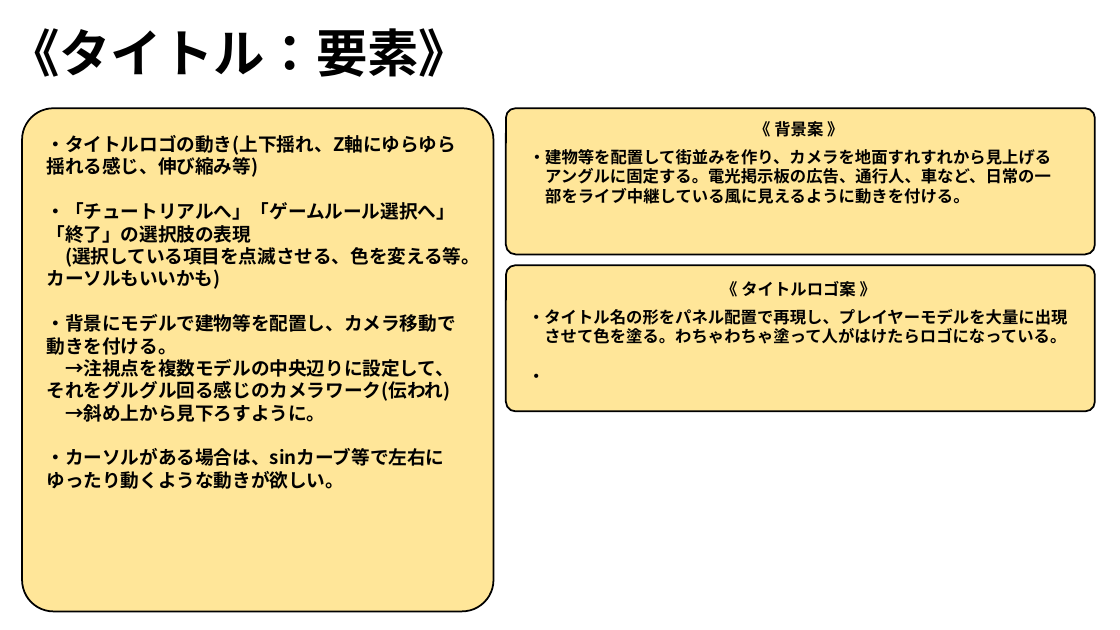
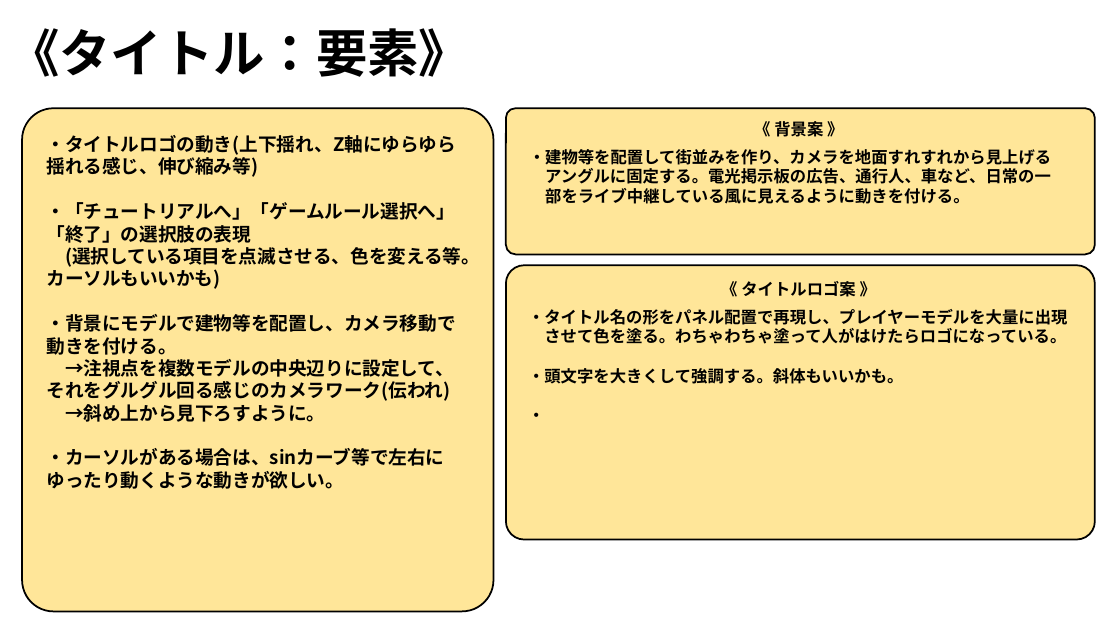
Before and after one commit to ARITA-MEIGEN/C-Team001, a slide deck: slide 4 of data/GS3_チーム2_仕様書.pptx. Drawn at 1120x630 pixels with LibreOffice and Linux fonts; fonts in the diff are those of the drawing; background and template pictures are left out. Boxes give left, top, right and bottom in pixels: in the first picture for what was removed or moved away, otherwise in the second. Text is boxed around its words. In the diff, an @@ line names an element or a change of style, - is before the commit and + after.

Commit message:
仕様書編集

```diff
--- a/data/GS3_チーム2_仕様書.pptx
+++ b/data/GS3_チーム2_仕様書.pptx
@@ rounded rectangle: place and size @@
-rounded rectangle at [506, 266, 1095, 412]
+rounded rectangle at [506, 266, 1095, 540]
@@ text at [528, 368, 904, 384]: paragraph added @@
+・頭文字を大きくして強調する。斜体もいいかも。
```
